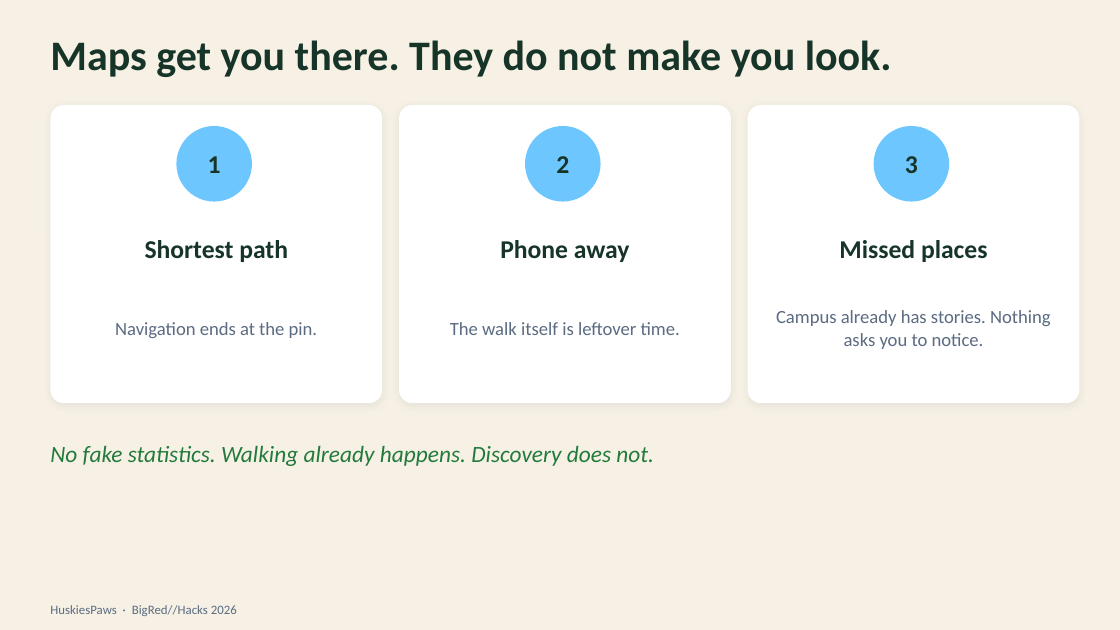
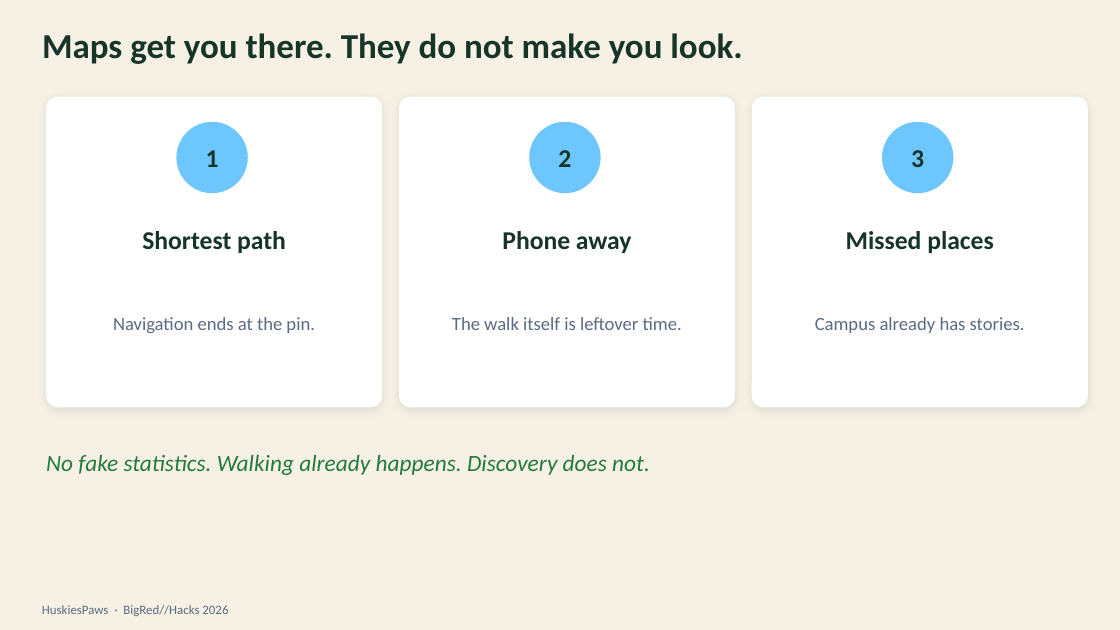
Before and after one commit to LuisMend12/HuskiesPaws, a slide deck: slide 2 of docs/presentation/HuskiesPaws-BigRedHacks-2026.pptx. Drawn at 1120x630 pixels with LibreOffice and Linux fonts; fonts in the diff are those of the drawing. Boxes give left, top, right and bottom in pixels: in the first picture for what was removed or moved away, otherwise in the second. Text is boxed around its words. In the diff, an @@ line names an element or a change of style, - is before the commit and + after.

```diff
--- a/docs/presentation/HuskiesPaws-BigRedHacks-2026.pptx
+++ b/docs/presentation/HuskiesPaws-BigRedHacks-2026.pptx
@@ title "Maps get you there. They ...": place and size @@
-title "Maps get you there. They ..." at (50, 40, 892, 77)
+title "Maps get you there. They ..." at (42, 33, 742, 64)
@@ title "Maps get you there. They ..." at (42, 33, 742, 64): size 36 to 30 pt @@
@@ rounded rectangle: place and size @@
-rounded rectangle at (50, 105, 382, 403)
+rounded rectangle at (46, 97, 382, 408)
@@ rounded rectangle: place and size @@
-rounded rectangle at (399, 105, 731, 403)
+rounded rectangle at (399, 97, 735, 408)
@@ shadow changed; proportions changed in 3 elements at (46, 97, 382, 408), (399, 97, 735, 408), (752, 97, 1088, 408) @@
@@ rounded rectangle: place and size @@
-rounded rectangle at (748, 105, 1080, 403)
+rounded rectangle at (752, 97, 1088, 408)
@@ text "1": place and size @@
-text "1" at (208, 156, 221, 173)
+text "1" at (206, 150, 219, 167)
@@ ellipse: place and size @@
-ellipse at (176, 126, 252, 202)
+ellipse at (176, 122, 248, 193)
@@ text "2": place and size @@
-text "2" at (556, 156, 569, 173)
+text "2" at (558, 150, 571, 167)
@@ ellipse: place and size @@
-ellipse at (525, 126, 601, 202)
+ellipse at (529, 122, 601, 193)
@@ text "3": place and size @@
-text "3" at (905, 156, 918, 173)
+text "3" at (911, 150, 924, 167)
@@ ellipse: place and size @@
-ellipse at (874, 126, 949, 202)
+ellipse at (882, 122, 954, 193)
@@ text "Shortest path": place and size @@
-text "Shortest path" at (145, 240, 288, 262)
+text "Shortest path" at (142, 231, 286, 253)
@@ text "Phone away": place and size @@
-text "Phone away" at (500, 240, 630, 262)
+text "Phone away" at (502, 231, 632, 253)
@@ text "Missed places": place and size @@
-text "Missed places" at (839, 240, 987, 262)
+text "Missed places" at (846, 231, 993, 253)
@@ text "Navigation ends at the pin.": place and size @@
-text "Navigation ends at the pin." at (115, 322, 318, 338)
+text "Navigation ends at the pin." at (113, 317, 315, 333)
@@ text "The walk itself is leftover ...": place and size @@
-text "The walk itself is leftover ..." at (450, 322, 680, 335)
+text "The walk itself is leftover ..." at (452, 317, 682, 330)
@@ text at (815, 317, 1025, 333): text changed @@
-Campus already has stories. Nothing asks you to notice.
+Campus already has stories.
@@ text "No fake statistics. Walking already ...": place and size @@
-text "No fake statistics. Walking already ..." at (50, 445, 654, 466)
+text "No fake statistics. Walking already ..." at (46, 454, 650, 475)
@@ text "HuskiesPaws · BigRed//Hacks 2026": place and size @@
-text "HuskiesPaws · BigRed//Hacks 2026" at (50, 605, 237, 616)
+text "HuskiesPaws · BigRed//Hacks 2026" at (42, 605, 228, 616)
```
Also in this commit, not shown: 4 other slides changed, 2 slides added, 2 slides removed, 23 other files.
